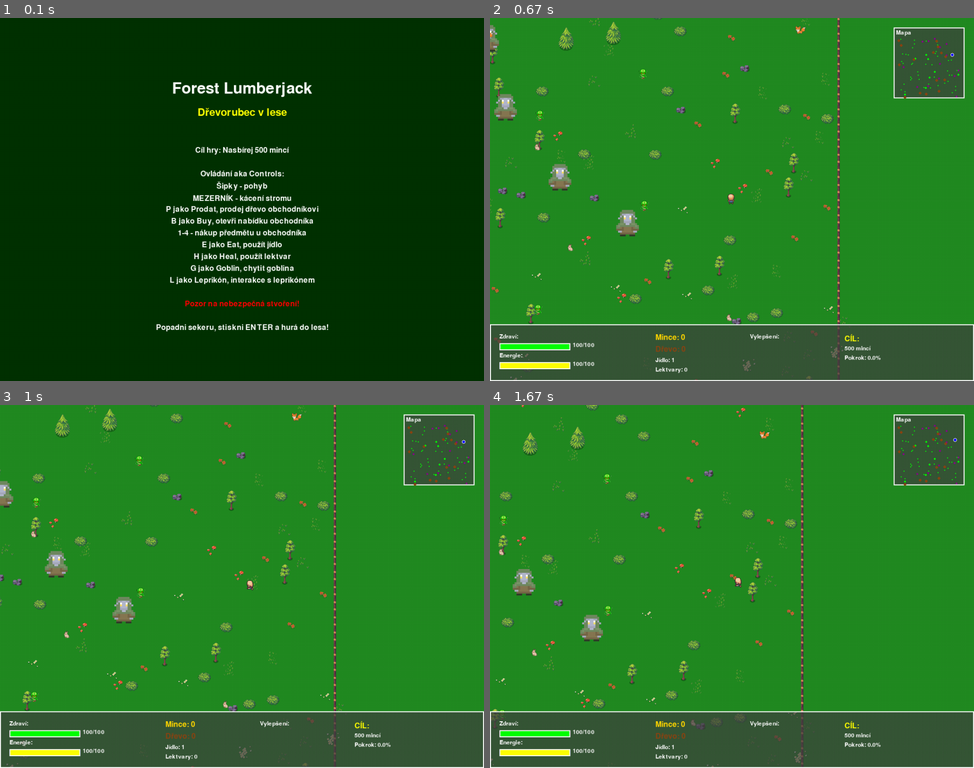
Above: before the commit, frames 1-4 (two rows, left to right).
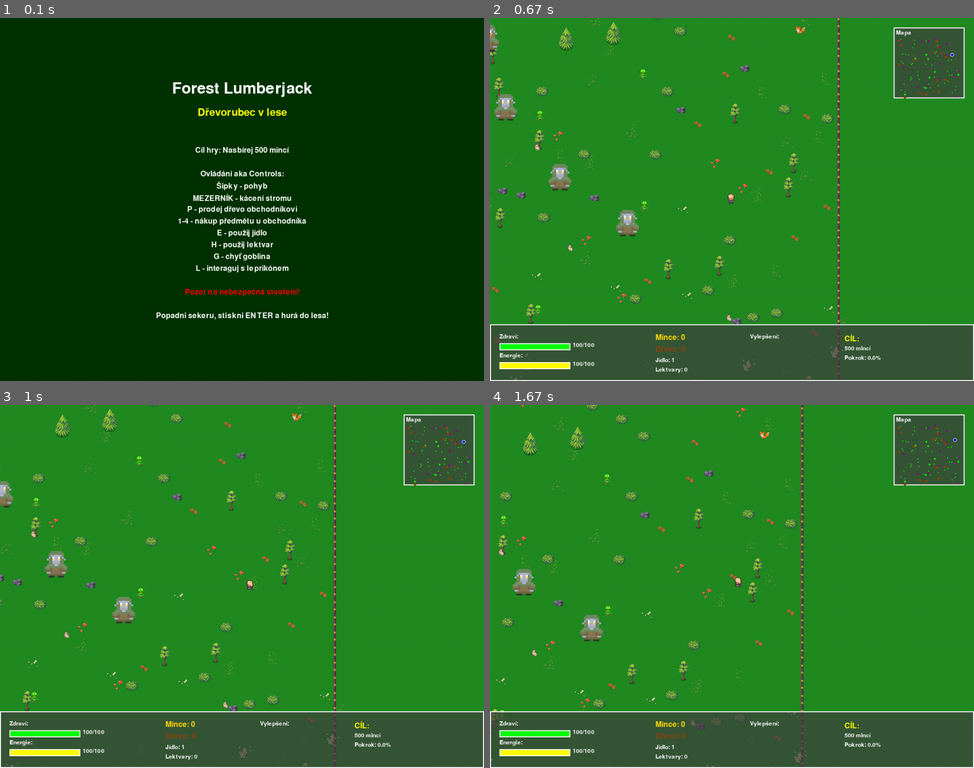
Above: after the commit, the same moments.

Repository: prank2106/pygame_workshop
Game: pygame game, started from launch_game.py
Same seed, same stepped clock (60 frames per second), same inputs: the game is played once before the commit and once after it.
Inputs:
- Up to frame 1 (0.1 s): type "1 (at the terminal prompt)" at 0 s; type "1 (at the terminal prompt)" at 0 s
- Up to frame 2 (0.67 s): tap Enter at 0.33 s
- Up to frame 3 (1 s): hold Right from 0.67 s (still down)
- Up to frame 4 (1.67 s): release Right at 1.13 s; hold Up 1.17-1.47 s; hold Right from 1.5 s (still down)

The runs differ from the first frame. In frame 1, 3.1% of the frame differs, in the area x 32-68%, y 51-87%; in frame 2, nothing differs; in frame 3, nothing differs; in frame 4, nothing differs.

Commit message:
popisky_main

Diff:
--- a/main.py
+++ b/main.py
@@ -219,13 +219,12 @@
             "Ovládání aka Controls:",
             "Šipky - pohyb",
             "MEZERNÍK - kácení stromu",
-            "P jako Prodat, prodej dřevo obchodníkovi",
-            "B jako Buy, otevři nabídku obchodníka",
+            "P - prodej dřevo obchodníkovi",
             "1-4 - nákup předmětu u obchodníka",
-            "E jako Eat, použít jídlo",
-            "H jako Heal, použít lektvar",
-            "G jako Goblin, chytit goblina",
-            "L jako Leprikón, interakce s leprikónem",
+            "E - použij jídlo",
+            "H - použij lektvar",
+            "G - chyť goblina",
+            "L - interaguj s leprikónem",
             "",
             "Pozor na nebezpečná stvoření!",
             "",
